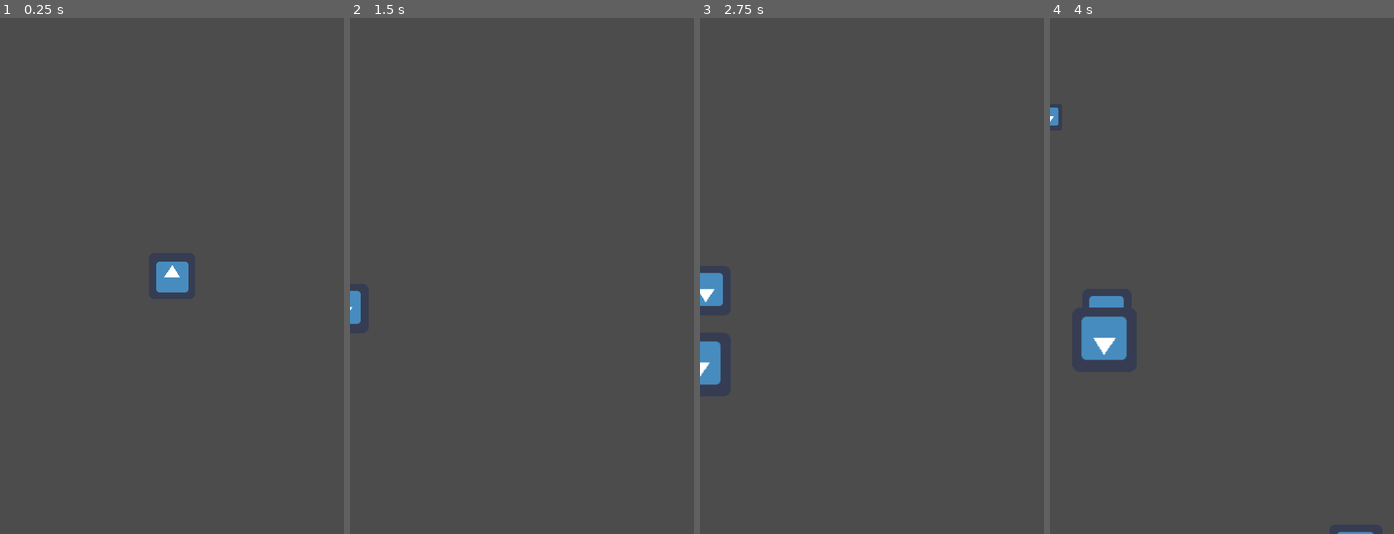
Above: before the commit, frames 1-4 (left to right).
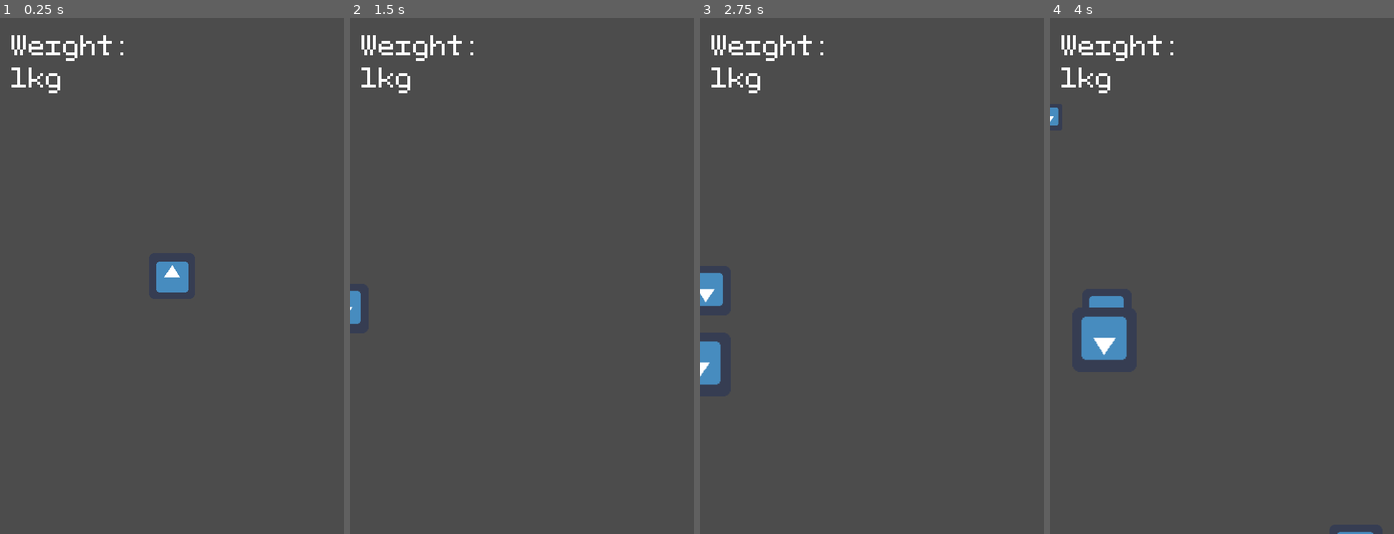
Above: after the commit, the same moments.

Repository: Demborg/scale_of_life
Game: Godot game, scene res://Main.tscn
The game is run twice, just before and just after one commit, with the same random seed, the same clock (stepped at 60 frames per second) and the same inputs. The engine's default icon, where the game draws it, is replaced by a stand-in: a white triangle on a blue panel in a dark square.
Inputs:
- Up to frame 1 (0.25 s): no input
- Up to frame 2 (1.5 s): tap Enter at 0.5 s; hold Right (ui_right) 0.53-1.28 s; hold Down (ui_down) from 1.28 s (still down)
- Up to frame 3 (2.75 s): release Down (ui_down) at 2.03 s; hold Right (ui_right) from 2.03 s (still down)
- Up to frame 4 (4 s): release Right (ui_right) at 2.78 s; hold Up (ui_up) 2.78-3.53 s; hold Left (ui_left) from 3.53 s (still down)

The runs differ from the first frame. In frame 1, 0.6% of the frame differs, in the area x 3-36%, y 3-15%; in frame 2, 0.6%; in frame 3, 0.6%; in frame 4, 0.6%.

Commit message:
add some keeping

Diff:
--- /dev/null
+++ b/Control.tscn
@@ -0,0 +1,26 @@
+[gd_scene load_steps=5 format=2]
+
+[ext_resource path="res://UI.gd" type="Script" id=1]
+[ext_resource path="res://fonts/PixeloidMono-d94EV.ttf" type="DynamicFontData" id=2]
+
+[sub_resource type="DynamicFont" id=1]
+size = 36
+font_data = ExtResource( 2 )
+
+[sub_resource type="Theme" id=2]
+default_font = SubResource( 1 )
+
+[node name="UI" type="Control"]
+anchor_right = 1.0
+anchor_bottom = 1.0
+script = ExtResource( 1 )
+
+[node name="Scale" type="RichTextLabel" parent="."]
+margin_left = 16.0
+margin_top = 16.0
+margin_right = 368.0
+margin_bottom = 192.0
+rect_pivot_offset = Vector2( 80, 48 )
+theme = SubResource( 2 )
+text = "Weight:
+1.0 kg"
--- a/Main.gd
+++ b/Main.gd
@@ -14,6 +14,7 @@
 
 	var s = lerp(current_scale, target_scale, delta)
 	$Node2D.scale = Vector2(s, s)
+	$Control.set_weight($Node2D/Player.mass)
 
 
 func new_game():
--- a/Main.tscn
+++ b/Main.tscn
@@ -1,8 +1,9 @@
-[gd_scene load_steps=5 format=2]
+[gd_scene load_steps=6 format=2]
 
 [ext_resource path="res://Player.tscn" type="PackedScene" id=1]
 [ext_resource path="res://Main.gd" type="Script" id=2]
 [ext_resource path="res://Other.tscn" type="PackedScene" id=3]
+[ext_resource path="res://Control.tscn" type="PackedScene" id=4]
 
 [sub_resource type="Curve2D" id=1]
 _data = {
@@ -27,4 +28,6 @@
 [node name="StartPosition" type="Position2D" parent="."]
 position = Vector2( 240, 360 )
 
+[node name="Control" parent="." instance=ExtResource( 4 )]
+
 [connection signal="timeout" from="SpawnTimer" to="." method="_on_SpawnTimer_timeout"]
--- /dev/null
+++ b/UI.gd
@@ -0,0 +1,5 @@
+extends Control
+
+func set_weight(w):
+
+	$Scale.text = "Weight:\n" + str(round(100 * w) / 100) + "kg"
Binary file added: fonts/PixeloidMono-d94EV.ttf
Binary file added: fonts/PixeloidSans-mLxMm.ttf
Binary file added: fonts/PixeloidSansBold-PKnYd.ttf
Not shown, changed: docs/index.html
Not shown, changed: docs/index.pck
